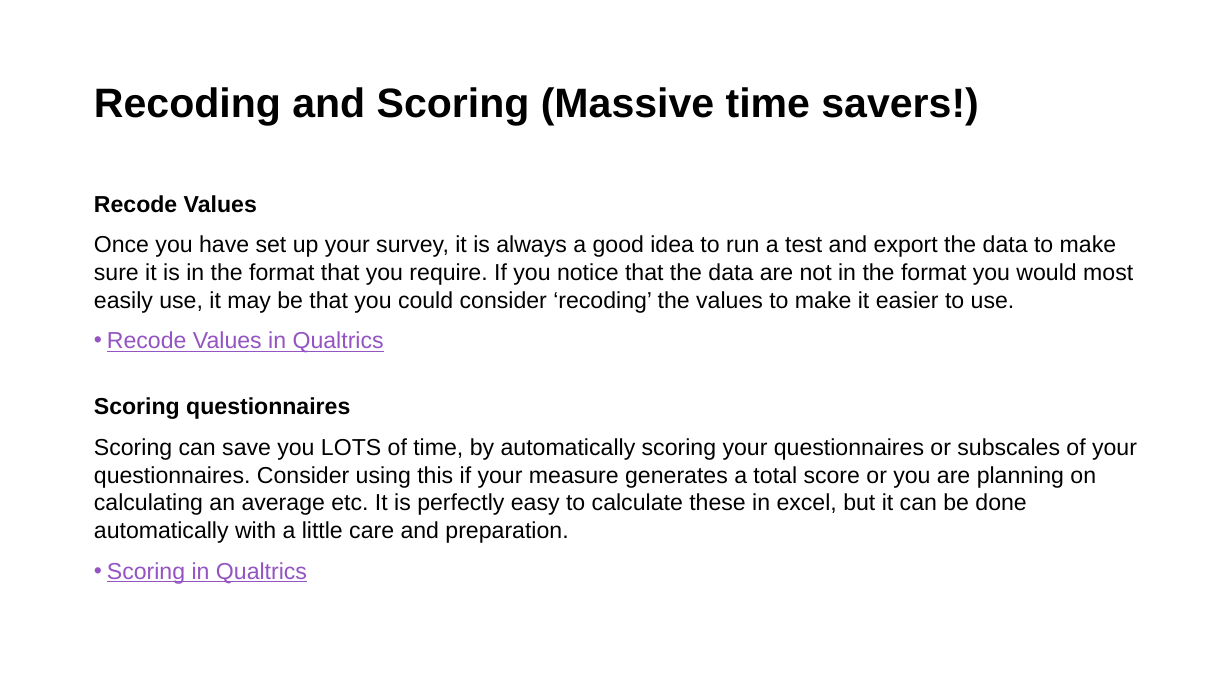
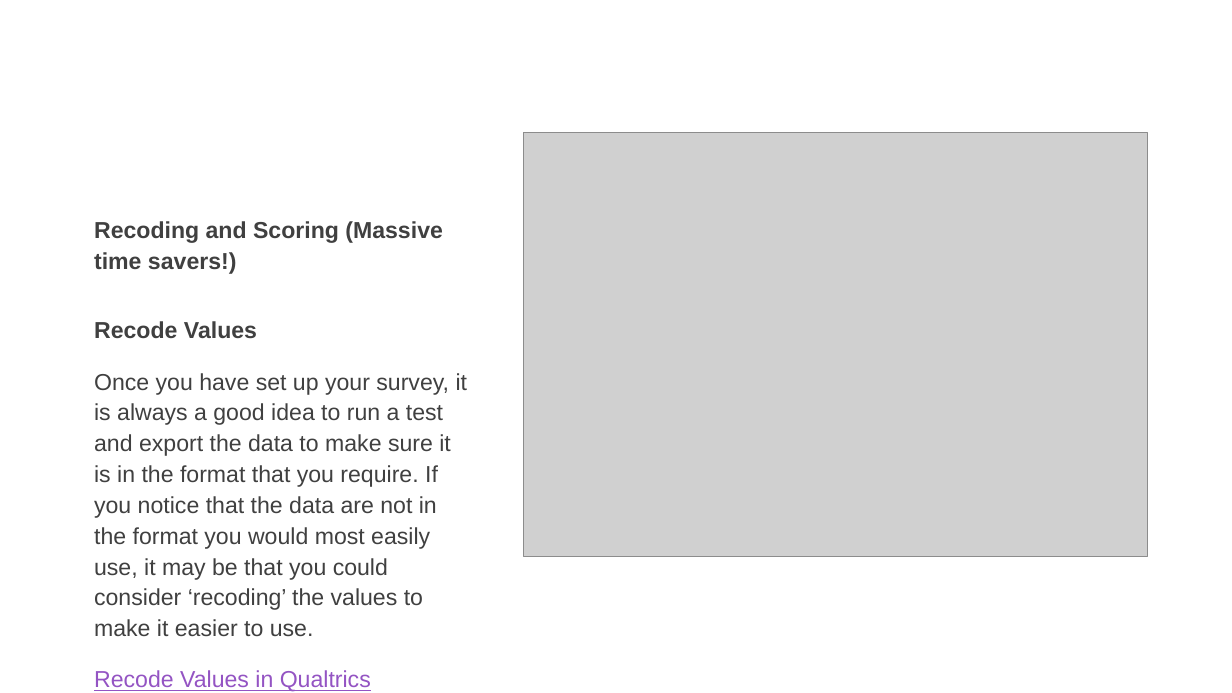
Before and after one commit to LittleMonkeyLab/PS52007D_2023-4, a slide deck: slide 3 of _site/content/Week06/worksheet.pptx (slide 11 before the commit). Drawn at 1232x693 pixels with LibreOffice and Linux fonts; fonts in the diff are those of the drawing; grey boxes stand for pictures. Boxes give left, top, right and bottom in pixels: in the first picture for what was removed or moved away, otherwise in the second. Text is boxed around its words. In the diff, an @@ line names an element or a change of style, - is before the commit and + after.

```diff
--- a/_site/content/Week06/worksheet.pptx
+++ b/_site/content/Week06/worksheet.pptx
@@ title removed at bbox=[94, 87, 979, 125] @@
-Recoding and Scoring (Massive time savers!)
@@ picture added at bbox=[524, 132, 1148, 557] @@
@@ text "Recoding and Scoring (Massive time ...": place and size @@
-text "Recoding and Scoring (Massive time ..." at bbox=[94, 195, 1137, 584]
+text "Recoding and Scoring (Massive time ..." at bbox=[94, 221, 468, 692]
@@ text at bbox=[94, 221, 443, 274]: paragraph added @@
+Recoding and Scoring (Massive time savers!)
@@ text at bbox=[94, 321, 468, 692]: text colour #000000 to #404040 in "Recode Values", "Once you have set up your survey, ..."; line spacing 1 to 24pt; more space between paragraphs; bullet • to none @@
@@ text at bbox=[94, 397, 1137, 584]: paragraphs removed @@
-Scoring questionnaires
-Scoring can save you LOTS of time, by automatically scoring your questionnaires or subscales of your questionnaires. Consider using this if your measure generates a total score or you are planning on calculating an average etc. It is perfectly easy to calculate these in excel, but it can be done automatically with a little care and preparation.
-• Scoring in Qualtrics
```
Also in this commit, not shown: 6 other slides changed, 6 slides added, 8 slides removed, 34 other files.
